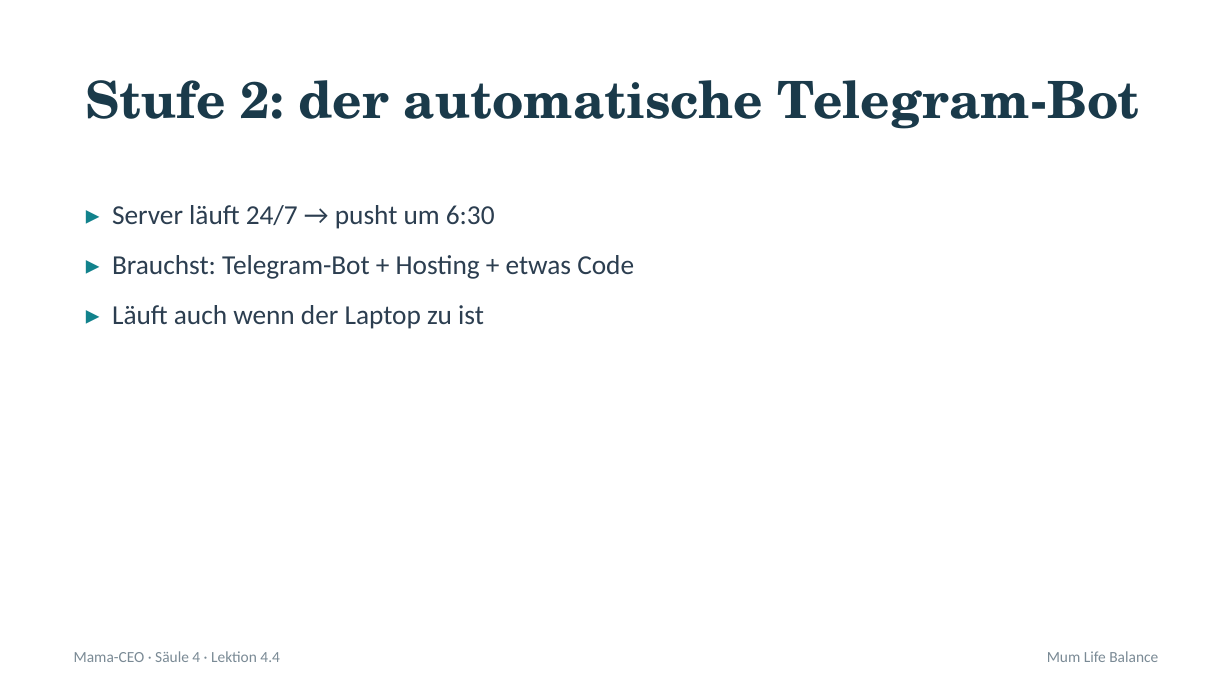
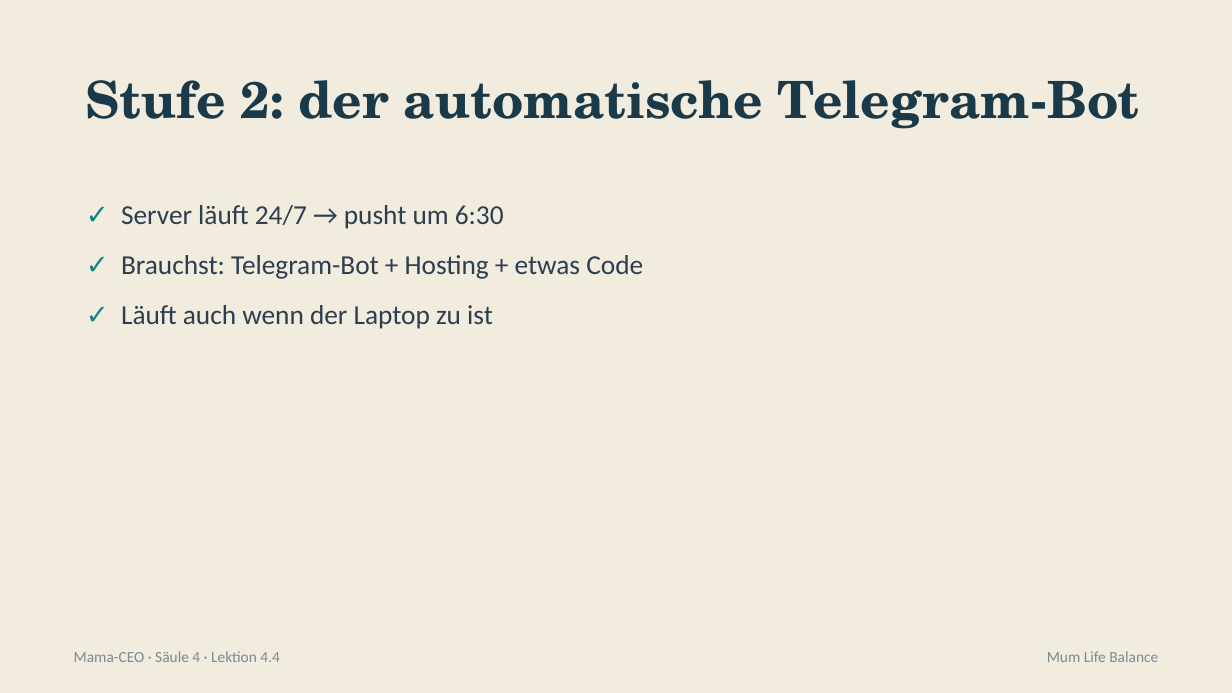
Before and after one commit to pnulmann-hue/mumlifebalance-workspace, a slide deck: slide 11 of outputs/produkte/mama-ceo/03-praesentationen/saeule-4/04-lektion-4-4.pptx. Drawn at 1232x693 pixels with LibreOffice and Linux fonts; fonts in the diff are those of the drawing. Boxes give left, top, right and bottom in pixels: in the first picture for what was removed or moved away, otherwise in the second. Text is boxed around its words. In the diff, an @@ line names an element or a change of style, - is before the commit and + after.

```diff
--- a/outputs/produkte/mama-ceo/03-praesentationen/saeule-4/04-lektion-4-4.pptx
+++ b/outputs/produkte/mama-ceo/03-praesentationen/saeule-4/04-lektion-4-4.pptx
@@ background #FFFFFF to #F1ECDD @@
@@ text at [121,205,643,329]: text changed @@
-▸ Server läuft 24/7 → pusht um 6:30
-▸ Brauchst: Telegram-Bot + Hosting + etwas Code
-▸ Läuft auch wenn der Laptop zu ist
+✓ Server läuft 24/7 → pusht um 6:30
+✓ Brauchst: Telegram-Bot + Hosting + etwas Code
+✓ Läuft auch wenn der Laptop zu ist
```
Also in this commit, not shown: 12 other slides changed, 13 other files.
